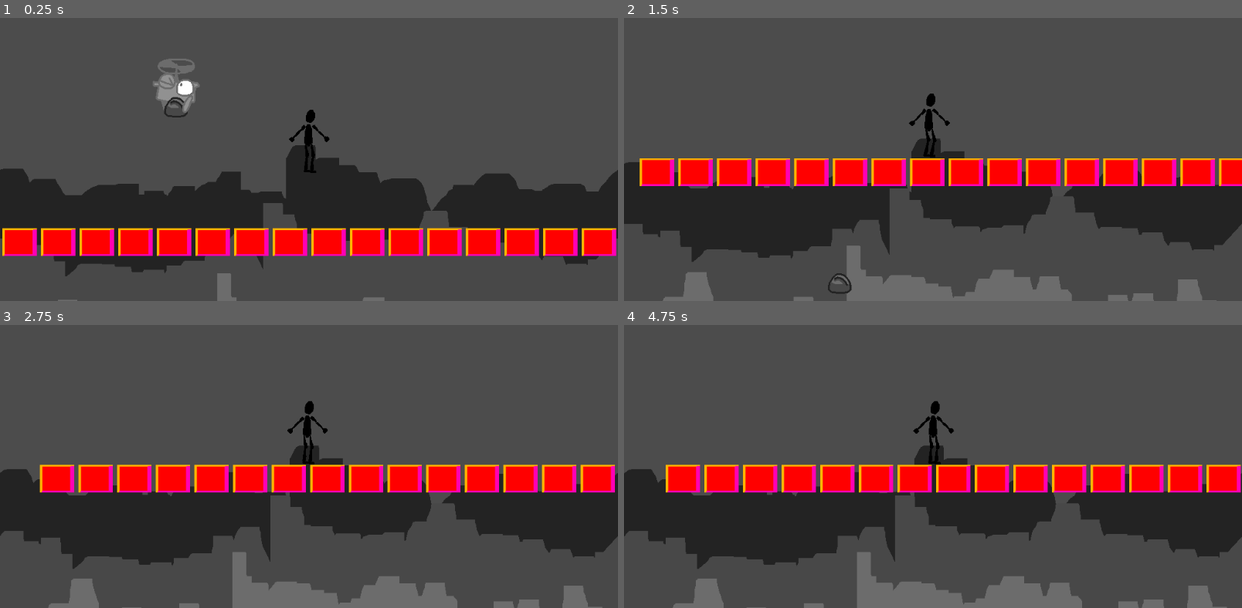
Above: before the commit, frames 1-4 (two rows, left to right).
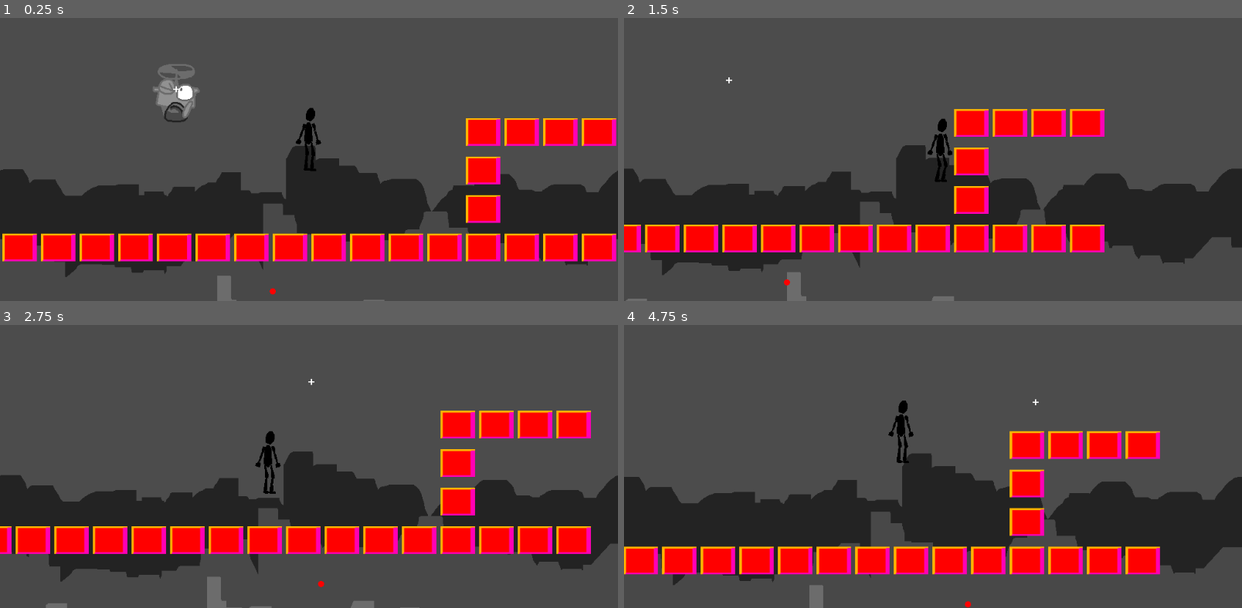
Above: after the commit, the same moments.

Repository: loopies2600/Sillarium
Game: Godot game, scene res://scenes/TestScene.tscn
The game is run twice, just before and just after one commit, with the same random seed, the same clock (stepped at 60 frames per second) and the same inputs.
Inputs (mouse positions are in pixels of both pictures, inside the frame that each line leads up to):
- Up to frame 1 (0.25 s): no input
- Up to frame 2 (1.5 s): move the mouse to (1068, 102) at 0.52 s; hold Right (ui_right) from 0.53 s (still down); tap Up (ui_up) at 0.6, 0.77, 1.07, 1.35 s; click (1068, 102) at 0.67 s; move the mouse to (809, 139) at 1.27 s
- Up to frame 3 (2.75 s): tap Up (ui_up) at 1.52, 1.82, 2.1 s; move the mouse to (370, 347) at 2.02 s; release Right (ui_right) at 2.03 s; hold Left (ui_left) from 2.03 s (still down)
- Up to frame 4 (4.75 s): move the mouse to (902, 500) at 2.77 s; release Left (ui_left) at 2.78 s; hold Right (ui_right) 2.78-4.28 s; tap Up (ui_up) at 2.85, 3.02, 3.32, 3.6, 3.77, 4.07, 4.35, 4.52 s; click (902, 500) at 2.92 s; move the mouse to (1118, 480) at 3.52 s; move the mouse to (747, 373) at 4.27 s; hold Left (ui_left) from 4.28 s (still down)

The runs differ from the first frame. In frame 1, 9.2% of the frame differs, in the area x 0-100%, y 14-100%; in frame 2, 28%; in frame 3, 28%; in frame 4, 29%, in the area x 0-100%, y 26-100%.

Commit message:
fisicas v00000.1

Diff:
--- a/Globals.gd
+++ b/Globals.gd
@@ -2,6 +2,7 @@
 
 # Para variables globales
 
+const gravity = 20
 const UP = Vector2.UP
 const UNIT_SIZE = 96
-var debug = false
+var debug = true
--- a/scenes/PlayerController.gd
+++ b/scenes/PlayerController.gd
@@ -1,14 +1,31 @@
 extends KinematicBody2D
 
 onready var animPlayer = $Graphics/AnimationPlayer
-
-export (float) var gravity = 200
+var speed = 400
+var smoothing = 25
 
 var velocity = Vector2()
+var jump_magnitude = 600
 
 func _ready():
 	animPlayer.play("PlayerIdle")
 
 func _physics_process(delta):
+
+	if Input.is_action_pressed("ui_right"):
+		velocity.x = speed
+
+	elif Input.is_action_pressed("ui_left"):
+		velocity.x = -speed
+
+	if velocity.x > 0:
+			velocity.x -= smoothing
+	elif velocity.x < 0:
+			velocity.x += smoothing
+
+	if is_on_floor():
+		if Input.is_action_just_pressed("ui_up"):
+			velocity.y = -jump_magnitude
+
 	velocity = move_and_slide(velocity, Globals.UP)
-	velocity.y = gravity
+	velocity.y += Globals.gravity
--- a/scenes/PlayerSkeletonTest.tscn
+++ b/scenes/PlayerSkeletonTest.tscn
@@ -163,9 +163,98 @@
 "values": [ Vector2( 1.189, -5 ), Vector2( 1.18913, -8.14044 ), Vector2( -0.237823, -7.90262 ), Vector2( 1.18913, -8.14044 ), Vector2( 1.189, -5 ) ]
 }
 
-[sub_resource type="CapsuleShape2D" id=2]
-radius = 14.0
-height = 76.0
+[sub_resource type="Animation" id=2]
+resource_name = "PlayerWalk"
+length = 1.5
+loop = true
+step = 1.0
+tracks/0/type = "value"
+tracks/0/path = NodePath("Skeleton2D/Hip/LegRU:rotation_degrees")
+tracks/0/interp = 1
+tracks/0/loop_wrap = true
+tracks/0/imported = false
+tracks/0/enabled = true
+tracks/0/keys = {
+"times": PoolRealArray( 0, 0.5, 1 ),
+"transitions": PoolRealArray( 1, 1, 1 ),
+"update": 0,
+"values": [ 93.8954, 113.993, 75.3092 ]
+}
+tracks/1/type = "value"
+tracks/1/path = NodePath("Skeleton2D/Hip/LegLU:rotation_degrees")
+tracks/1/interp = 1
+tracks/1/loop_wrap = true
+tracks/1/imported = false
+tracks/1/enabled = true
+tracks/1/keys = {
+"times": PoolRealArray( 0, 0.5, 1 ),
+"transitions": PoolRealArray( 1, 1, 1 ),
+"update": 0,
+"values": [ 90.0, 66.1833, 118.386 ]
+}
+tracks/2/type = "value"
+tracks/2/path = NodePath("Skeleton2D/Hip/LegRU/LegRL:rotation_degrees")
+tracks/2/interp = 1
+tracks/2/loop_wrap = true
+tracks/2/imported = false
+tracks/2/enabled = true
+tracks/2/keys = {
+"times": PoolRealArray( 0, 0.5, 1 ),
+"transitions": PoolRealArray( 1, 1, 1 ),
+"update": 0,
+"values": [ 1.68091, 33.5148, -14.5241 ]
+}
+tracks/3/type = "value"
+tracks/3/path = NodePath("Skeleton2D/Hip/LegLU/LegLL:rotation_degrees")
+tracks/3/interp = 1
+tracks/3/loop_wrap = true
+tracks/3/imported = false
+tracks/3/enabled = true
+tracks/3/keys = {
+"times": PoolRealArray( 0, 0.51, 1, 1.5 ),
+"transitions": PoolRealArray( 1, 1, 1, 1 ),
+"update": 0,
+"values": [ 3.67675, 9.37069, 33.8679, 2.33568 ]
+}
+tracks/4/type = "value"
+tracks/4/path = NodePath("Skeleton2D/Hip/Chest:position")
+tracks/4/interp = 1
+tracks/4/loop_wrap = true
+tracks/4/imported = false
+tracks/4/enabled = true
+tracks/4/keys = {
+"times": PoolRealArray( 0, 0.5, 0.727035, 1 ),
+"transitions": PoolRealArray( 1, 1, 1, 1 ),
+"update": 0,
+"values": [ Vector2( -0.270946, -5.87597 ), Vector2( 1.59061, -4.30639 ), Vector2( 0.313031, -5.29199 ), Vector2( -3.10507, -4.62225 ) ]
+}
+tracks/5/type = "value"
+tracks/5/path = NodePath("Skeleton2D/Hip/Chest/ArmLU:rotation_degrees")
+tracks/5/interp = 1
+tracks/5/loop_wrap = true
+tracks/5/imported = false
+tracks/5/enabled = true
+tracks/5/keys = {
+"times": PoolRealArray( 0, 0.5, 1 ),
+"transitions": PoolRealArray( 1, 1, 1 ),
+"update": 0,
+"values": [ 110.537, 136.062, 76.4171 ]
+}
+tracks/6/type = "value"
+tracks/6/path = NodePath("Skeleton2D/Hip/Chest/ArmRU:rotation_degrees")
+tracks/6/interp = 1
+tracks/6/loop_wrap = true
+tracks/6/imported = false
+tracks/6/enabled = true
+tracks/6/keys = {
+"times": PoolRealArray( 0, 0.51, 1 ),
+"transitions": PoolRealArray( 1, 1, 1 ),
+"update": 0,
+"values": [ 75.4073, 48.6416, 109.29 ]
+}
+
+[sub_resource type="RectangleShape2D" id=3]
+extents = Vector2( 20, 50 )
 
 [node name="Player" type="KinematicBody2D" groups=[
 "Player",
@@ -305,7 +394,7 @@
 rest = Transform2D( 1, 0, 0, 1, 94, 106 )
 
 [node name="Chest" type="Bone2D" parent="Graphics/Skeleton2D/Hip"]
-position = Vector2( 1.1891, -7.30438 )
+position = Vector2( -0.270946, -5.87597 )
 rest = Transform2D( 1, 0, 0, 1, 0, -6 )
 
 [node name="Head" type="Bone2D" parent="Graphics/Skeleton2D/Hip/Chest"]
@@ -316,7 +405,7 @@
 
 [node name="ArmRU" type="Bone2D" parent="Graphics/Skeleton2D/Hip/Chest"]
 position = Vector2( 6, -24 )
-rotation = 0.785398
+rotation = 1.31611
 rest = Transform2D( 0.707107, 0.707107, -0.707107, 0.707107, 6, -24 )
 
 [node name="ArmRL" type="Bone2D" parent="Graphics/Skeleton2D/Hip/Chest/ArmRU"]
@@ -330,7 +419,7 @@
 
 [node name="ArmLU" type="Bone2D" parent="Graphics/Skeleton2D/Hip/Chest"]
 position = Vector2( -8, -24 )
-rotation = 2.35619
+rotation = 1.92923
 rest = Transform2D( -0.707107, 0.707107, -0.707107, -0.707107, -8, -24 )
 
 [node name="ArmLL" type="Bone2D" parent="Graphics/Skeleton2D/Hip/Chest/ArmLU"]
@@ -344,42 +433,43 @@
 
 [node name="LegRU" type="Bone2D" parent="Graphics/Skeleton2D/Hip"]
 position = Vector2( 4, 0 )
-rotation = 1.46387
+rotation = 1.63878
 rest = Transform2D( -4.37114e-08, 1, -1, -4.37114e-08, 4, 0 )
 
 [node name="LegRL" type="Bone2D" parent="Graphics/Skeleton2D/Hip/LegRU"]
 position = Vector2( 22, -2 )
-rotation = 0.301015
+rotation = 0.0293375
 rest = Transform2D( 1, 0, 0, 1, 22, -2 )
 
 [node name="FootR" type="Bone2D" parent="Graphics/Skeleton2D/Hip/LegRU/LegRL"]
 position = Vector2( 24, 0 )
-rotation = -1.75948
+rotation = -1.5708
 rest = Transform2D( -4.37114e-08, -1, 1, -4.37114e-08, 24, 0 )
 default_length = 7.0
 
 [node name="LegLU" type="Bone2D" parent="Graphics/Skeleton2D/Hip"]
 position = Vector2( -6, 0 )
-rotation = 1.46387
+rotation = 1.5708
 rest = Transform2D( -4.37114e-08, 1, -1, -4.37114e-08, -6, 0 )
 
 [node name="LegLL" type="Bone2D" parent="Graphics/Skeleton2D/Hip/LegLU"]
 position = Vector2( 22, -2 )
-rotation = 0.301015
+rotation = 0.0641714
 rest = Transform2D( 1, 0, 0, 1, 22, -2 )
 
 [node name="FootL" type="Bone2D" parent="Graphics/Skeleton2D/Hip/LegLU/LegLL"]
 position = Vector2( 24, 0 )
-rotation = -1.75948
+rotation = -1.5708
 rest = Transform2D( -4.37114e-08, -1, 1, -4.37114e-08, 24, 0 )
 default_length = 7.0
 
 [node name="AnimationPlayer" type="AnimationPlayer" parent="Graphics"]
 anims/PlayerIdle = SubResource( 1 )
+anims/PlayerWalk = SubResource( 2 )
 
 [node name="CollisionShape2D" type="CollisionShape2D" parent="."]
 position = Vector2( 2, 10 )
-shape = SubResource( 2 )
+shape = SubResource( 3 )
 
 [node name="Camera2D" type="Camera2D" parent="."]
 current = true
--- a/scenes/TestScene.tscn
+++ b/scenes/TestScene.tscn
@@ -45,4 +45,4 @@
 [node name="TileMap" type="TileMap" parent="."]
 tile_set = SubResource( 2 )
 format = 1
-tile_data = PoolIntArray( 655358, 0, 0, 655359, 0, 0, 589824, 0, 0 …(184 unchanged characters)…
+tile_data = PoolIntArray( 0, 0, 0, 393226, 0, 0, 393227, 0, 0, 393228, 0, 0, 393229, 0, 0, 458762, 0, 0, 524298, 0, 0, 655358, 0, 0, 655359, 0, 0, 589824, 0, 0 …(184 unchanged characters)…
Not shown: 1 places in scenes/PlayerSkeletonTest.tscn that only renumber resources
